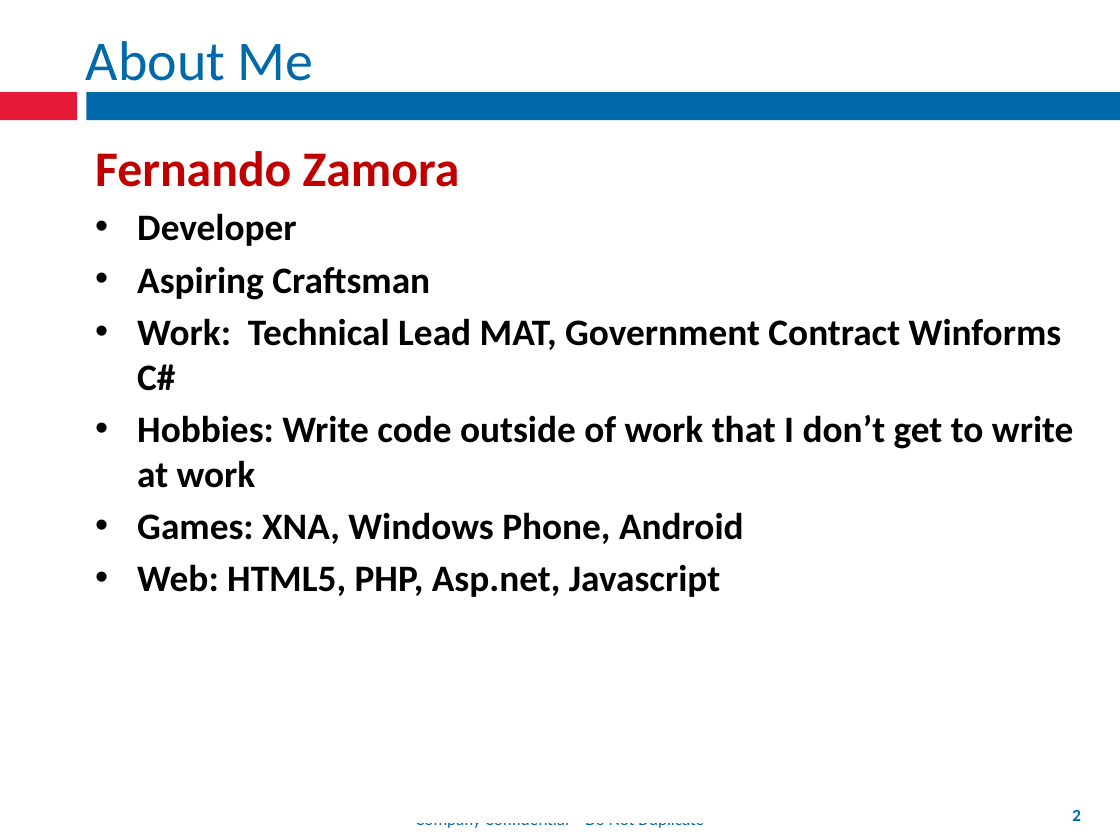
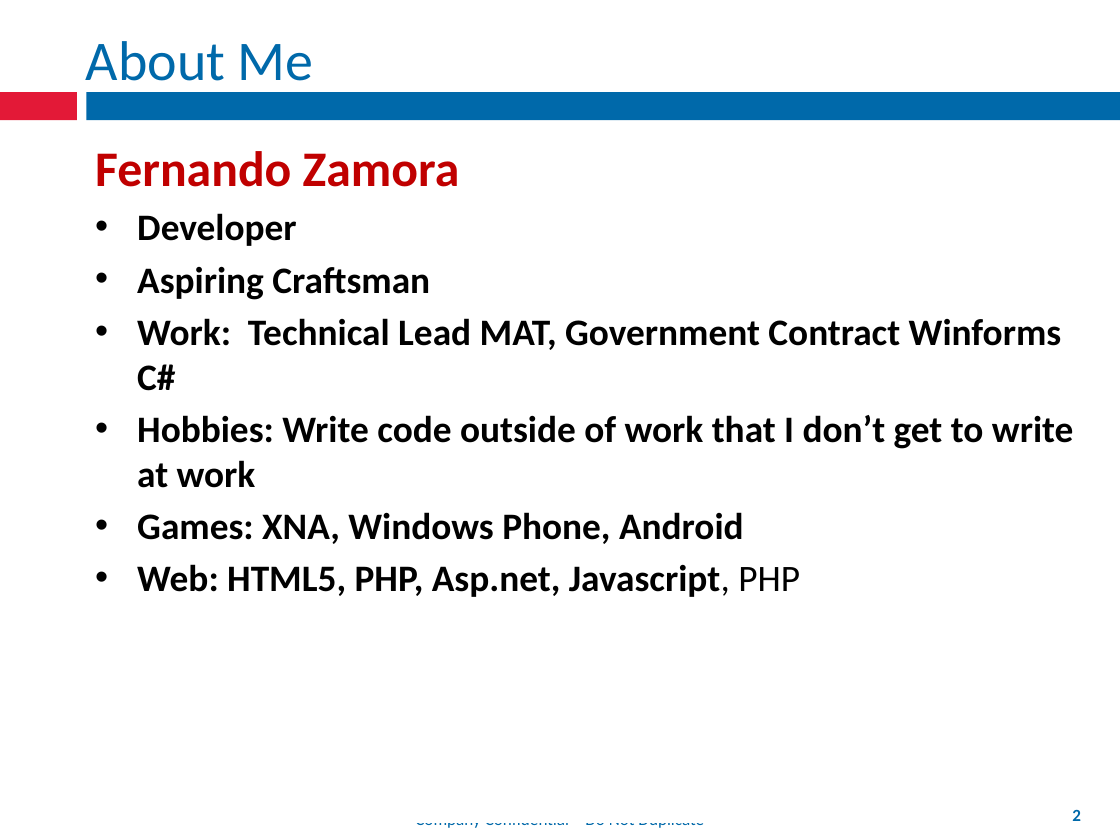
Before and after one commit to fernandozamoraj/Clean-Code-Presentation, a slide deck: slide 2 of Short Presentation/Clean Code.pptx. Drawn at 1120x840 pixels with LibreOffice and Linux fonts; fonts in the diff are those of the drawing. Boxes give left, top, right and bottom in pixels: in the first picture for what was removed or moved away, otherwise in the second. Text is boxed around its words. In the diff, an @@ line names an element or a change of style, - is before the commit and + after.

```diff
--- a/Short Presentation/Clean Code.pptx
+++ b/Short Presentation/Clean Code.pptx
@@ text at (137, 564, 800, 597): text changed @@
-• Web: HTML5, PHP, Asp.net, Javascript
+• Web: HTML5, PHP, Asp.net, Javascript, PHP
```
Also in this commit, not shown: 1 other slide changed, 5 slides added.
